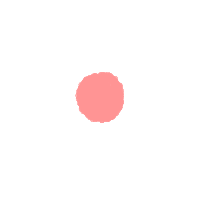
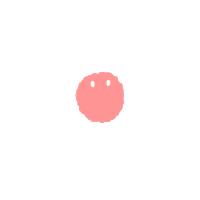
Before/after of a 200×200 layered artwork. What changed in the layer stack:
painted on "图层 1" over (90, 79, 111, 88)
